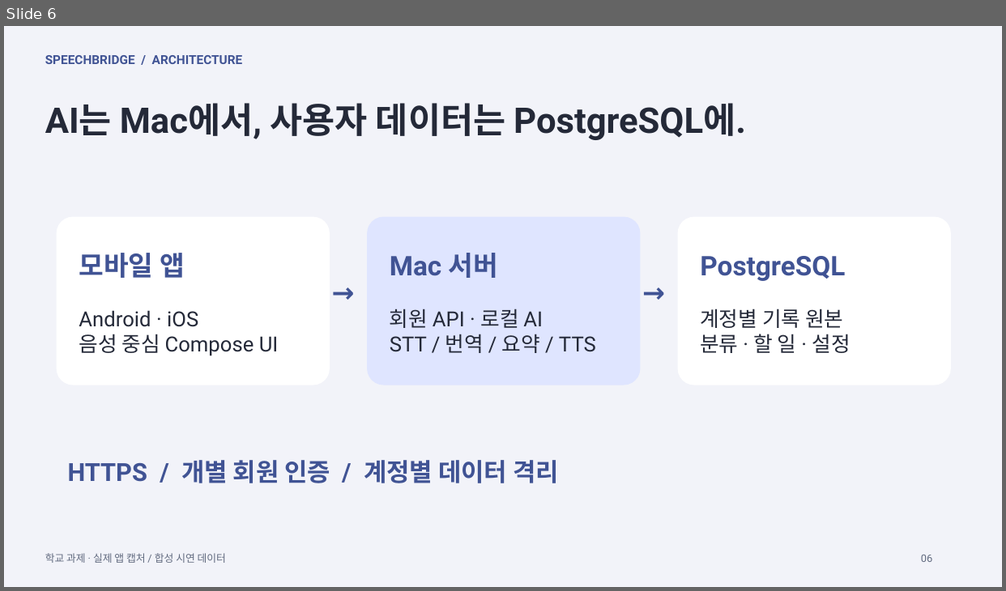
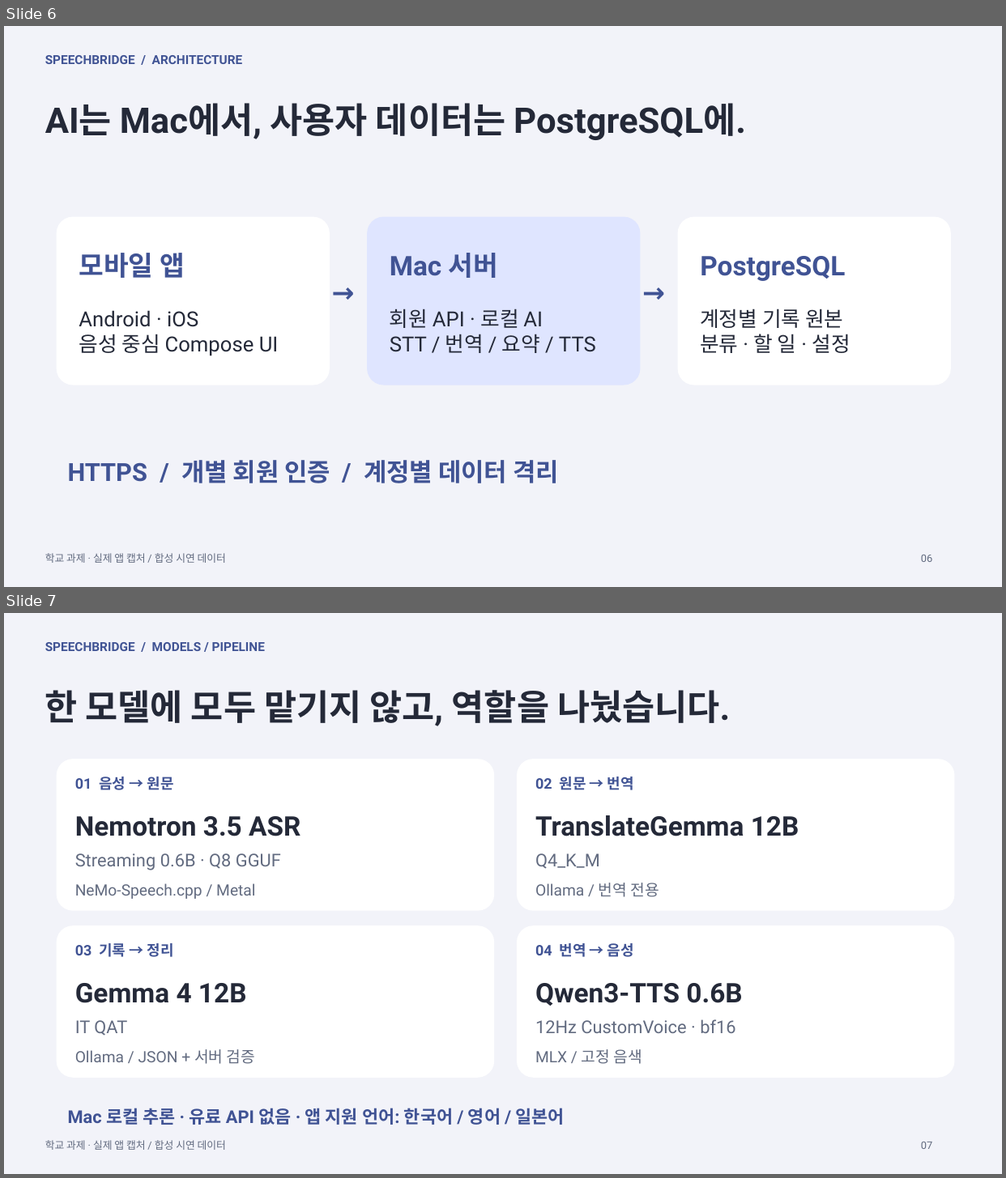
Before and after one commit to slfkalstks/SpeechBridge, a slide deck: presentation/SpeechBridge.pptx. Shown one above the other, each under a label of ours: slide 6 before the commit, slides 6 and 7 after it. The pictures are 1006x591 and 1006x1178 pixels, drawn with LibreOffice and Linux fonts; fonts in the diff are those of the drawing. Boxes give left, top, right and bottom in pixels: in the first picture for what was removed or moved away, otherwise in the second. Text is boxed around its words. In the diff, an @@ line names an element or a change of style, - is before the commit and + after.

Commit message:
docs: present final model choices and refresh demo materials

```diff
--- a/presentation/SpeechBridge.pptx
+++ b/presentation/SpeechBridge.pptx
@@ slide 7 added at bbox=[4, 613, 1002, 1174], background #F2F3F9 @@
@@ text added at bbox=[45, 642, 265, 651], 12 pt, text #405394, bold @@
+SPEECHBRIDGE / MODELS / PIPELINE
@@ text added at bbox=[45, 690, 730, 726], 34 pt, text #242938, bold @@
+한 모델에 모두 맡기지 않고, 역할을 나눴습니다.
@@ rounded rectangle added at bbox=[57, 759, 494, 911], fill #FFFFFF @@
@@ text added at bbox=[75, 777, 174, 790], 14 pt, text #405394, bold @@
+01 음성 → 원문
@@ rounded rectangle added at bbox=[517, 759, 955, 911], fill #FFFFFF @@
@@ text added at bbox=[535, 777, 634, 790], 14 pt, text #405394, bold @@
+02 원문 → 번역
@@ text added at bbox=[75, 816, 300, 837], 26 pt, text #242938, bold @@
+Nemotron 3.5 ASR
@@ text added at bbox=[535, 815, 799, 837], 26 pt, text #242938, bold @@
+TranslateGemma 12B
@@ text added at bbox=[75, 854, 281, 871], 17 pt, text #626B80 @@
+Streaming 0.6B · Q8 GGUF
@@ text added at bbox=[535, 854, 600, 869], 17 pt, text #626B80 @@
+Q4_K_M
@@ text added at bbox=[75, 884, 255, 899], 15 pt, text #626B80 @@
+NeMo-Speech.cpp / Metal
@@ text added at bbox=[535, 883, 659, 897], 15 pt, text #626B80 @@
+Ollama / 번역 전용
@@ rounded rectangle added at bbox=[57, 926, 494, 1078], fill #FFFFFF @@
@@ rounded rectangle added at bbox=[517, 926, 955, 1078], fill #FFFFFF @@
@@ text added at bbox=[75, 943, 174, 957], 14 pt, text #405394, bold @@
+03 기록 → 정리
@@ text added at bbox=[535, 943, 634, 957], 14 pt, text #405394, bold @@
+04 번역 → 음성
@@ text added at bbox=[75, 983, 247, 1003], 26 pt, text #242938, bold @@
+Gemma 4 12B
@@ text added at bbox=[535, 983, 742, 1006], 26 pt, text #242938, bold @@
+Qwen3-TTS 0.6B
@@ text added at bbox=[75, 1020, 127, 1036], 17 pt, text #626B80 @@
+IT QAT
@@ text added at bbox=[535, 1020, 735, 1033], 17 pt, text #626B80 @@
+12Hz CustomVoice · bf16
@@ text added at bbox=[75, 1050, 255, 1064], 15 pt, text #626B80 @@
+Ollama / JSON + 서버 검증
@@ text added at bbox=[535, 1050, 641, 1064], 15 pt, text #626B80 @@
+MLX / 고정 음색
@@ text added at bbox=[68, 1108, 565, 1125], 17 pt, text #405394, bold @@
+Mac 로컬 추론 · 유료 API 없음 · 앱 지원 언어: 한국어 / 영어 / 일본어
@@ text added at bbox=[45, 1140, 226, 1150], 10 pt, text #626B80 @@
+학교 과제 · 실제 앱 캡처 / 합성 시연 데이터
@@ text added at bbox=[921, 1142, 932, 1149], 10 pt, text #626B80 @@
+07
```
Also in this commit, not shown: 4 slides changed, 2 other slides added, 14 other files.
